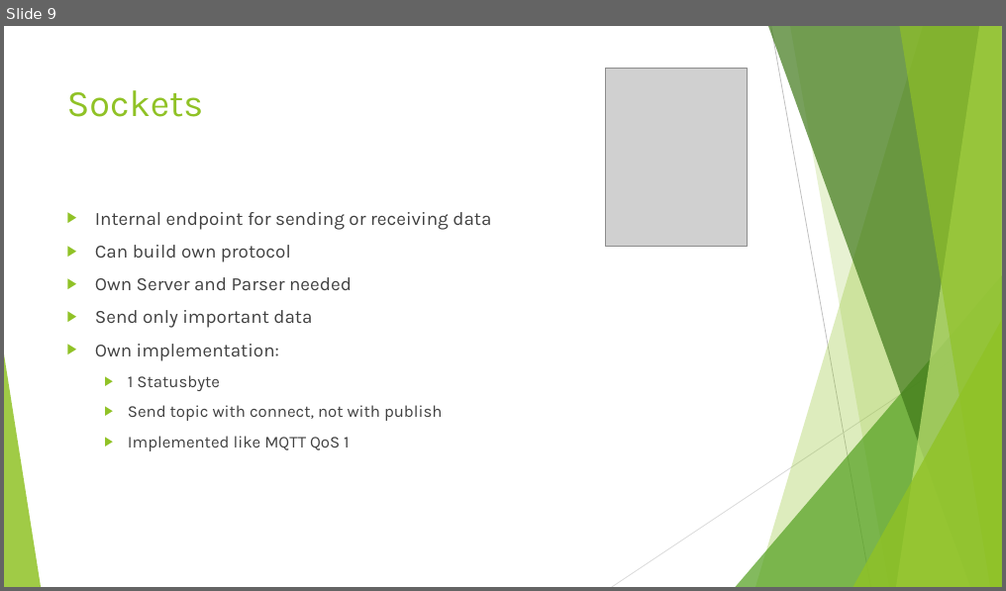
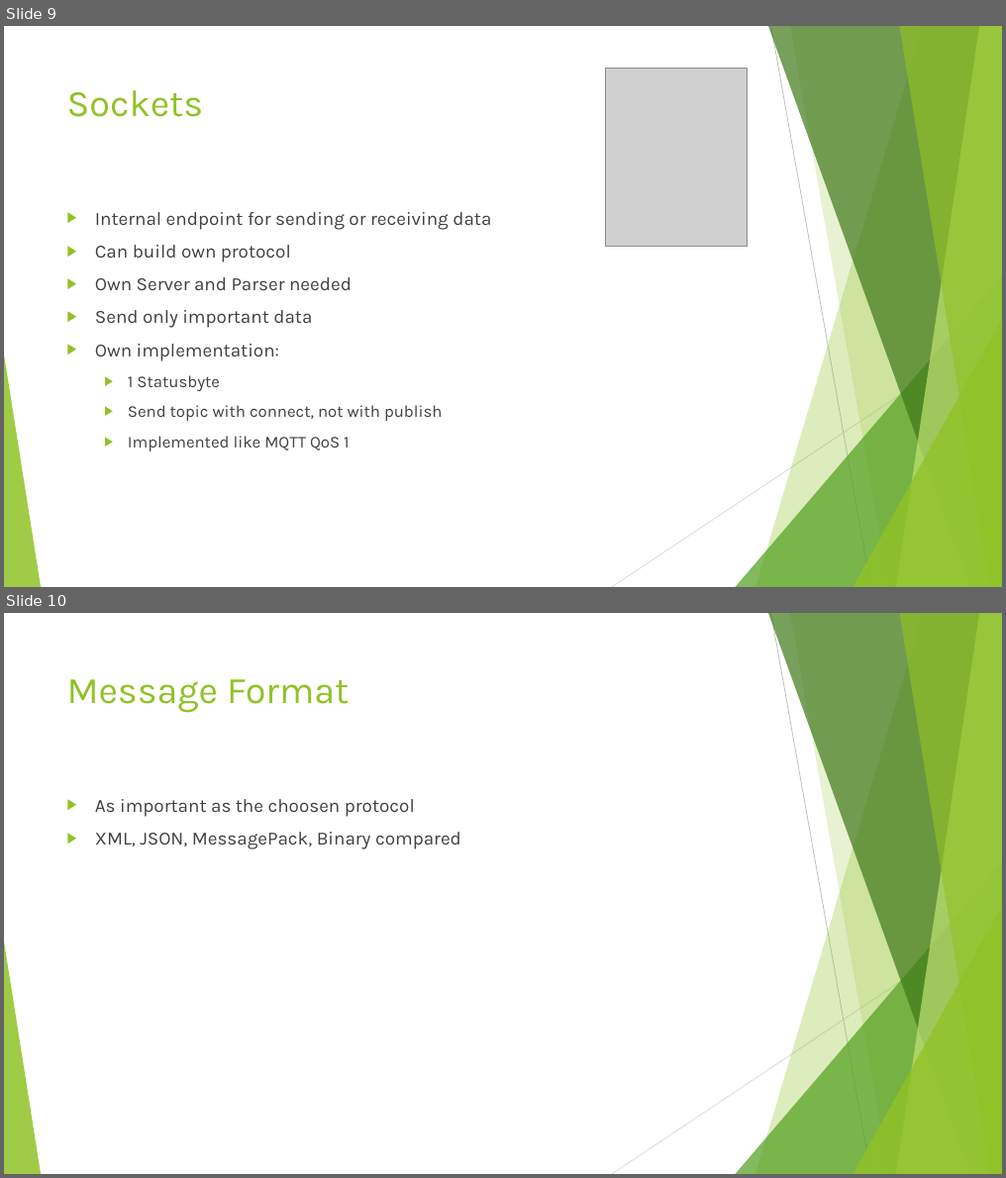
Before and after one commit to simonfink/ma, a slide deck: IoT_Protocols.pptx. Shown one above the other, each under a label of ours: slide 9 before the commit, slides 9 and 10 after it. The pictures are 1006x591 and 1006x1178 pixels, drawn with LibreOffice and Linux fonts; fonts in the diff are those of the drawing; grey boxes stand for pictures. Boxes give left, top, right and bottom in pixels: in the first picture for what was removed or moved away, otherwise in the second. Text is boxed around its words. In the diff, an @@ line names an element or a change of style, - is before the commit and + after.

```diff
--- a/IoT_Protocols.pptx
+++ b/IoT_Protocols.pptx
@@ slide 10 added at (4,613,1002,1174), background #FFFFFF; not listed: 10 template elements that a slide beside it also shows @@
@@ title added at (67,679,349,713), 36 pt, text #90C226 @@
+Message Format
@@ text added at (95,799,461,850), 18 pt, text #404040 @@
+▶ As important as the choosen protocol
+▶ XML, JSON, MessagePack, Binary compared
```
Also in this commit, not shown: 3 slides changed, 2 other slides added, 2 slides removed, 1 other file.
